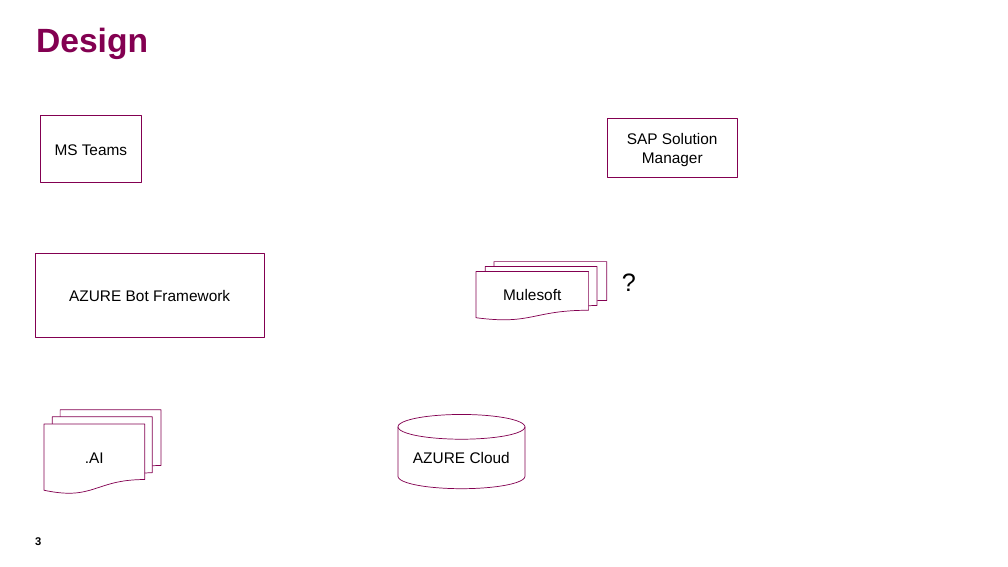
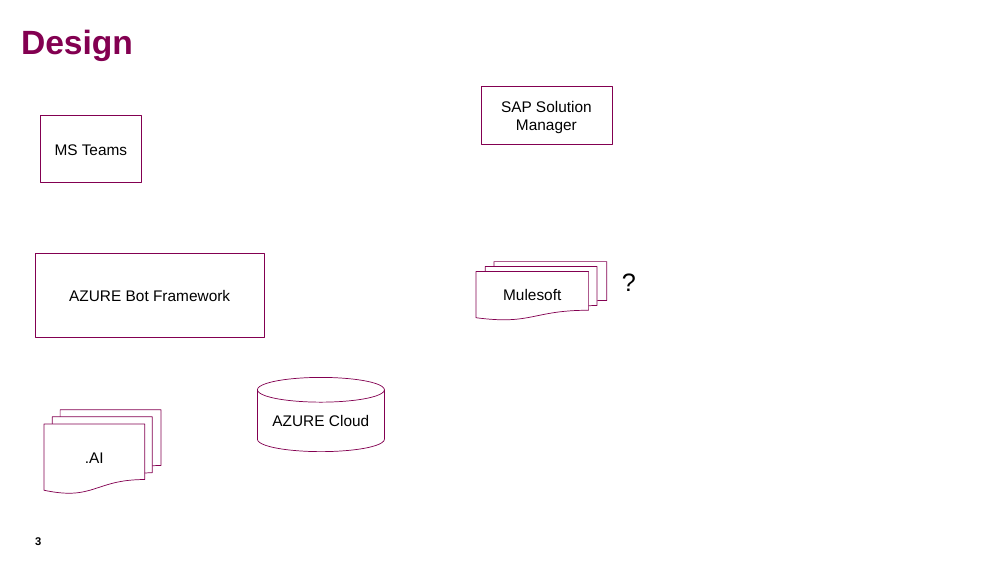
Before and after one commit to meenatchi-panneerselvam/AZSevai, a slide deck: slide 3 of AZSevai.pptx. Drawn at 1008x567 pixels with LibreOffice and Linux fonts; fonts in the diff are those of the drawing; background and template pictures are left out. Boxes give left, top, right and bottom in pixels: in the first picture for what was removed or moved away, otherwise in the second. Text is boxed around its words. In the diff, an @@ line names an element or a change of style, - is before the commit and + after.

```diff
--- a/AZSevai.pptx
+++ b/AZSevai.pptx
@@ title "Design": place and size @@
-title "Design" at (36,27,148,59)
+title "Design" at (21,29,133,61)
@@ rectangle "SAP Solution Manager": place and size @@
-rectangle "SAP Solution Manager" at (607,119,738,177)
+rectangle "SAP Solution Manager" at (481,87,612,145)
@@ cylinder "AZURE Cloud": place and size @@
-cylinder "AZURE Cloud" at (398,414,525,489)
+cylinder "AZURE Cloud" at (257,377,384,452)
```
Also in this commit, not shown: 2 other files.
